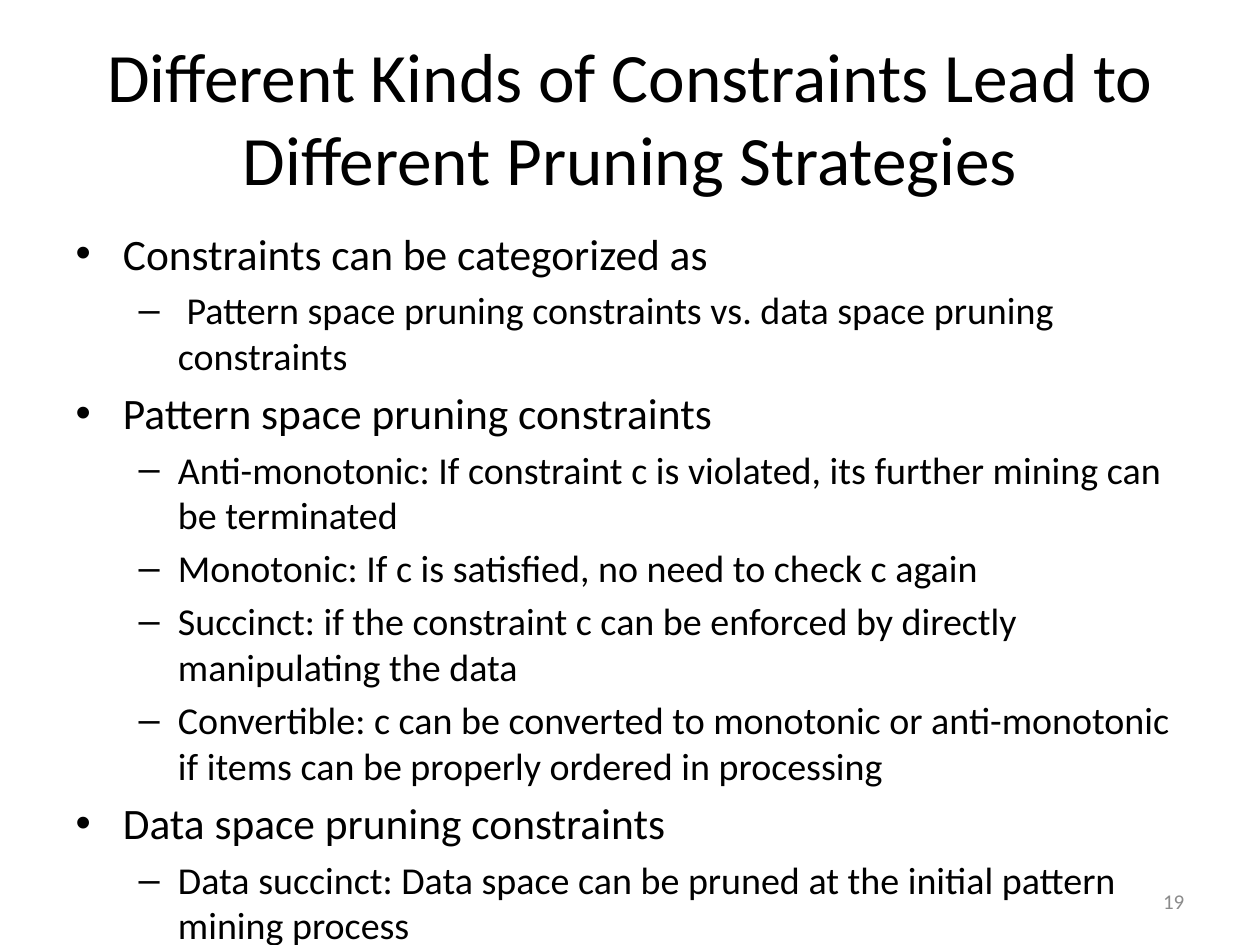
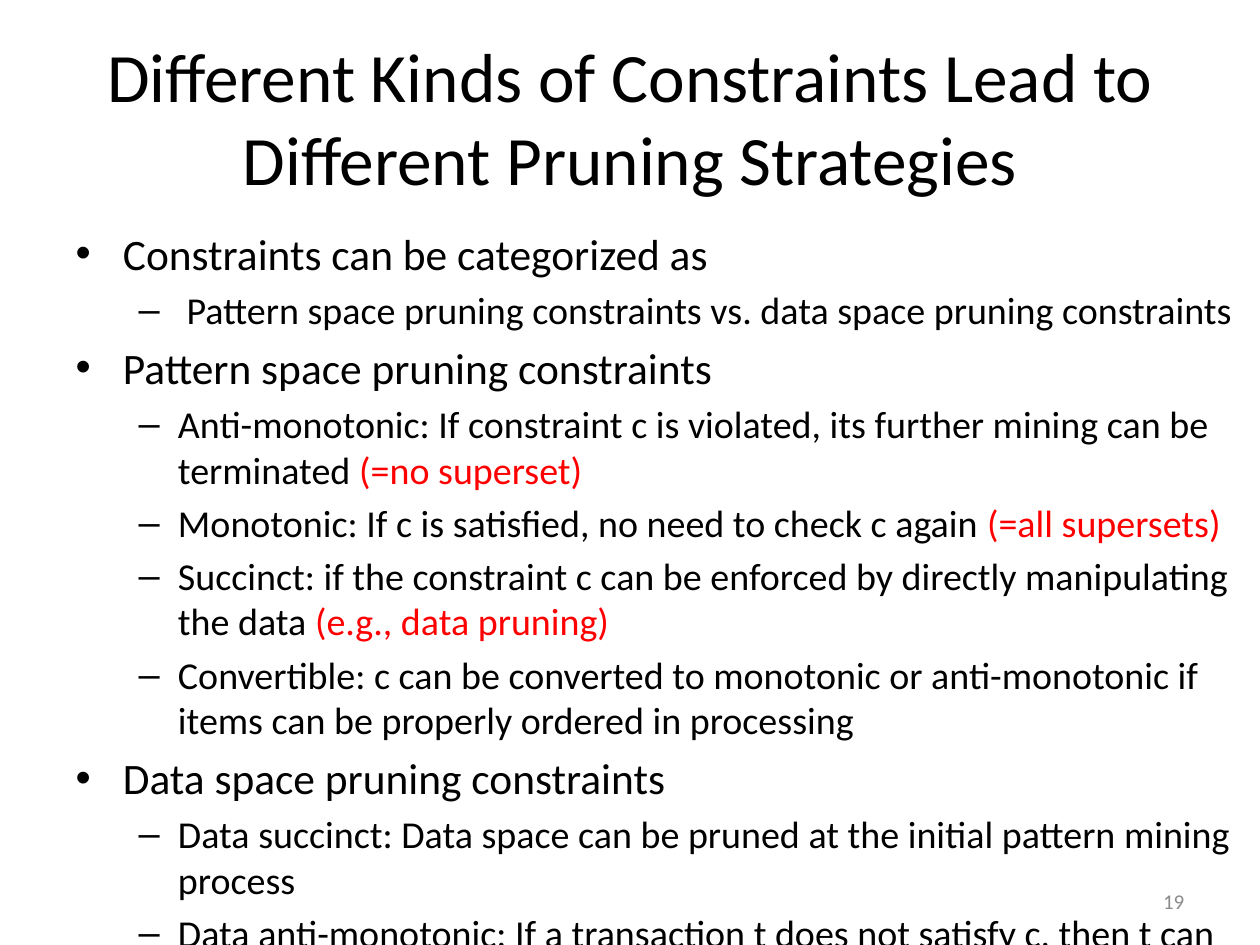
Before and after one commit to mjiang89/mjiang89.github.io, a slide deck: slide 19 of teaching/CS412Summer17-Chapter7.pptx. Drawn at 1260x945 pixels with LibreOffice and Linux fonts; fonts in the diff are those of the drawing. Boxes give left, top, right and bottom in pixels: in the first picture for what was removed or moved away, otherwise in the second. Text is boxed around its words. In the diff, an @@ line names an element or a change of style, - is before the commit and + after.

```diff
--- a/teaching/CS412Summer17-Chapter7.pptx
+++ b/teaching/CS412Summer17-Chapter7.pptx
@@ text at <box>178,411,1228,642</box>: text changed @@
-  – Anti-monotonic: If constraint c is violated, its further mining can be terminated
-  – Monotonic: If c is satisfied, no need to check c again
-  – Succinct: if the constraint c can be enforced by directly manipulating the data
+  – Anti-monotonic: If constraint c is violated, its further mining can be terminated (=no superset)
+  – Monotonic: If c is satisfied, no need to check c again (=all supersets)
+  – Succinct: if the constraint c can be enforced by directly manipulating the data (e.g., data pruning)
```
Also in this commit, not shown: 9 other slides changed, 1 slide removed, 4 other files.
